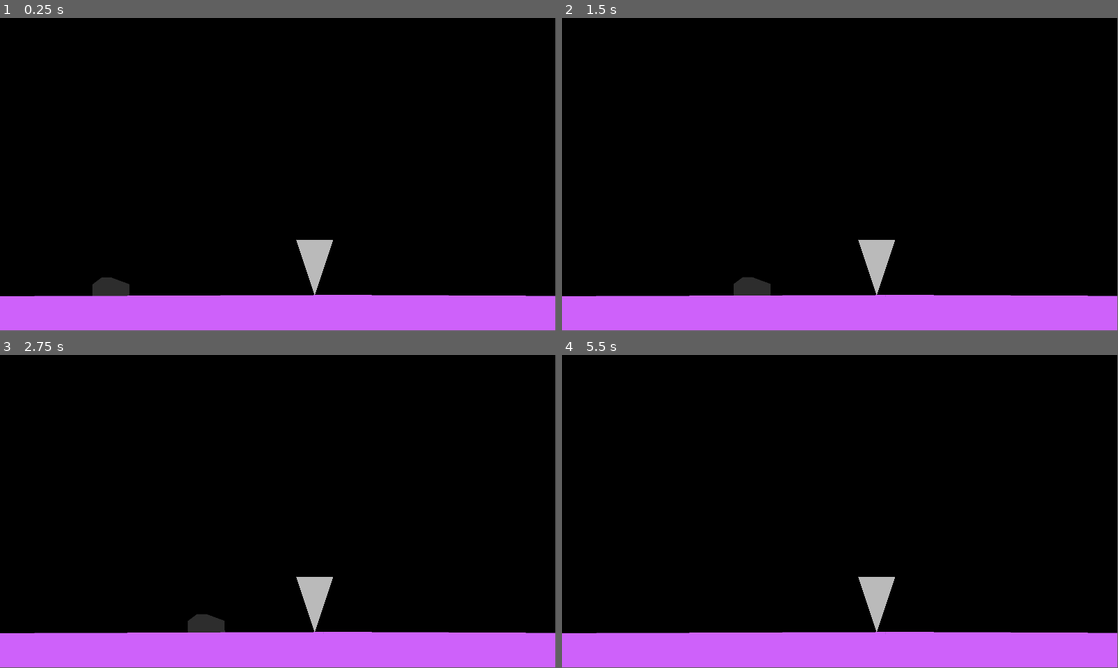
Above: before the commit, frames 1-4 (two rows, left to right).
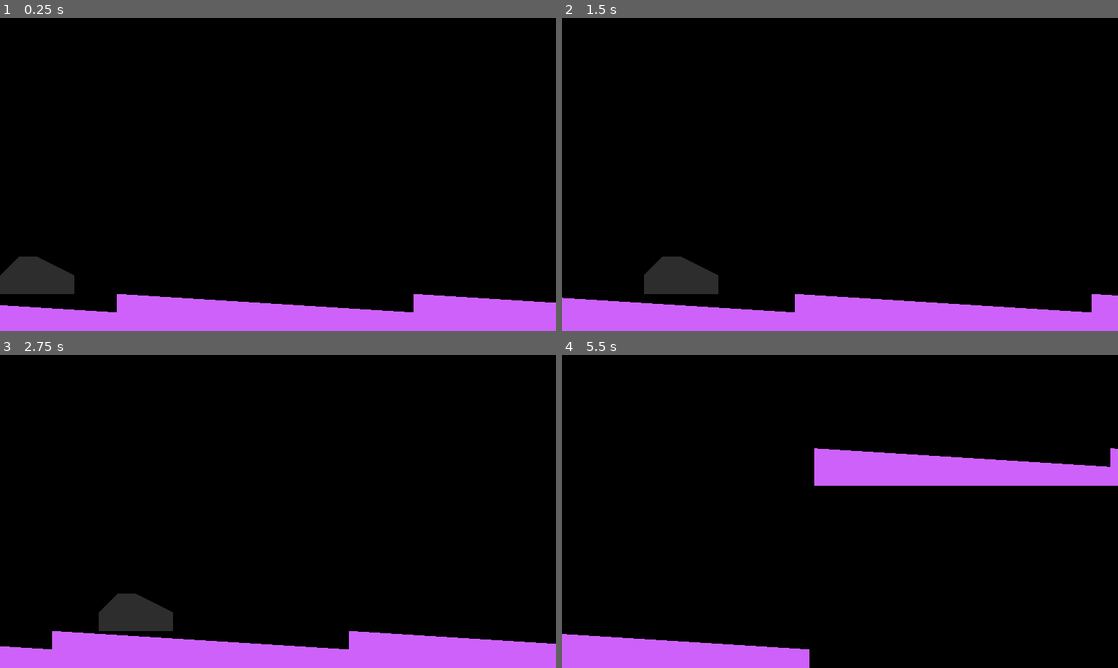
Above: after the commit, the same moments.

Repository: KOBUGE-Games/moon-dragoon
Game: Godot game, scene res://level/level1.tscn
Two runs of this game, one before a commit and one after it. Both use one fixed random seed, a clock stepped at 60 frames per second and the inputs below.
Inputs:
- Up to frame 1 (0.25 s): no input
- Up to frame 2 (1.5 s): hold Right (ui_right) 0.53-1.28 s; hold Left (ui_left) from 1.28 s (still down)
- Up to frame 3 (2.75 s): release Left (ui_left) at 2.03 s; hold Right (ui_right) from 2.03 s (still down)
- Up to frame 4 (5.5 s): release Right (ui_right) at 2.78 s; hold Up (ui_up) 2.78-3.53 s; hold Left (ui_left) from 3.53 s (still down)
The window is 799x449 before the commit and 800x450 after it. Grey fills any space a smaller window leaves; there, only what the larger window draws over its background counts as a difference.

The runs differ from the first frame. In frame 1, 4.9% of the frame differs, in the area x 0-100%, y 0-94%; in frame 2, 5.1%; in frame 3, 4.8%; in frame 4, 13%, in the area x 0-100%, y 29-100%.

Commit message:
add continuous tile movement and tiles with bumps

Diff:
--- /dev/null
+++ b/global.gd
@@ -0,0 +1,25 @@
+extends Node
+
+var speed_x = -500
+var length = 1024
+var screen_size
+#var previous_terrain = 1
+#var terrain_flat = load("res://terrain/terrain_flat.tscn")
+#var terrain_new
+func _ready():
+	screen_size = OS.get_screen_size()
+#func create_terrain():
+#	if previous_terrain: # create flat terrain because previous was a bump
+#		instance_terrain(terrain_flat)
+#		previous_terrain = 0
+#	else: # create flat or bump terrain
+#		previous_terrain = randi() % 2
+#		if previous_terrain:
+#			instance_terrain(terrain_flat) # FIXME: change to terrain_bump
+#		else:
+#			instance_terrain(terrain_flat)
+#
+#func instance_terrain(terrain_type):
+#	terrain_new = terrain_type.instance()
+#	terrain_new.set_position(Vector2(length*3,0))
+#	add_child(terrain_new)
--- /dev/null
+++ b/level/level.gd
@@ -0,0 +1,30 @@
+extends Node2D
+
+var previous_terrain = 1
+var terrain_flat = load("res://terrain/terrain_flat.tscn")
+var terrain_bump = load("res://terrain/terrain_bump.tscn")
+var terrain_new
+var screen_size
+
+#func _ready():
+#	set_physics_process(true)
+#	pass
+#
+#func _physics_process(delta):
+#	pass
+
+func create_terrain():
+	if previous_terrain: # create flat terrain because previous was a bump
+		instance_terrain(terrain_flat)
+		previous_terrain = 0
+	else: # create flat or bump terrain
+		previous_terrain = randi() % 2
+		if previous_terrain:
+			instance_terrain(terrain_bump)
+		else:
+			instance_terrain(terrain_flat)
+
+func instance_terrain(terrain_type):
+	terrain_new = terrain_type.instance()
+	terrain_new.set_position(Vector2(global.length*3,global.screen_size.y))
+	add_child(terrain_new)
--- a/level/level1.tscn
+++ b/level/level1.tscn
@@ -1,19 +1,23 @@
-[gd_scene load_steps=3 format=2]
+[gd_scene load_steps=4 format=2]
 
 [ext_resource path="res://player/player.tscn" type="PackedScene" id=1]
 [ext_resource path="res://terrain/terrain_flat.tscn" type="PackedScene" id=2]
+[ext_resource path="res://level/level.gd" type="Script" id=3]
 
 [node name="level1" type="Node2D"]
+script = ExtResource( 3 )
 
 [node name="player" parent="." instance=ExtResource( 1 )]
-position = Vector2( 384, 960 )
+position = Vector2( 128, 952 )
 
 [node name="terrain_flat" parent="." instance=ExtResource( 2 )]
-position = Vector2( 576, 1088 )
+position = Vector2( 0, 1080 )
 
 [node name="terrain_flat2" parent="." instance=ExtResource( 2 )]
-position = Vector2( 1664, 1088 )
+position = Vector2( 1024, 1080 )
 
-[node name="Polygon2D" type="Polygon2D" parent="."]
-color = Color( 0.733333, 0.733333, 0.733333, 1 )
-polygon = PoolVector2Array( 1088, 960, 1024, 768, 1152, 768 )
+[node name="terrain_flat3" parent="." instance=ExtResource( 2 )]
+position = Vector2( 2048, 1080 )
+
+[node name="terrain_flat4" parent="." instance=ExtResource( 2 )]
+position = Vector2( 3072, 1080 )
--- a/player/player.gd
+++ b/player/player.gd
@@ -1,6 +1,6 @@
 extends RigidBody2D
 
-var speed_y = -500
+var speed_y = -700
 var speed_x = 500
 
 # gravity scale of the rigid body
@@ -9,12 +9,7 @@
 const MAX_ROTATION = PI/3
 
 # former states
-#var button_jump_old = false
-#var button_dash_old = false
-var contact_count_old
-
-#var jumps_left = 2
-var time = 0.0
+var contact_count_old # if there wont be different animations for flying and driving, this can be deleted
 
 func _integrate_forces(state):
 
@@ -40,44 +35,28 @@
 		current_velocity.x = speed_x
 #		print("right")
 
+	# rotate back to horizontal when flying
 	if contact_count == 0:
-		print("---")
-		print(get_angular_velocity())
 		set_angular_velocity(-get_rotation())
-		print(get_rotation())
 	if abs(get_rotation()) > MAX_ROTATION:
 		set_rotation(sign(get_rotation()) * MAX_ROTATION)
-#		set_angular_velocity(-sign(get_rotation()) * (MAX_ROTATION - abs(get_rotation())))
-#	else:
-#		set_angular_velocity(get_angular_velocity())
 
 
-	if (contact_count == 1) and (contact_count_old == 0):# and (jumps_left < 2):
-#		get_node("fox_body/animation").play("run")
-#		jumps_left = 2
+	if (contact_count == 1) and (contact_count_old == 0):
+		# FIXME add animation switch if needed, from flying to driving
 		pass
 
-#	if button_jump and (button_jump_old == false) and jumps_left: # first jump button press
-	if button_jump and (contact_count == 1):
-#		get_node("fox_body/animation").play("jump")
+	if button_jump and (contact_count == 1): # jump
 		current_velocity.y = speed_y
-#		button_jump_old = button_jump
-#		jumps_left -= 1
 		set_angular_velocity(0)
-	elif button_jump and (state.get_contact_count() == 0): # keep jump button pressed
-		time += state.get_step()
+	elif button_jump and (state.get_contact_count() == 0): # reduce gravity
 		current_velocity.y = get_linear_velocity().y
 		set_gravity_scale(GRAVITY_FLY)
-	else: # no jump pressed
+	else: # no jump pressed, normal gravity
 		current_velocity.y = get_linear_velocity().y
-		time = 0.0
-#		button_jump_old = button_jump
 		set_gravity_scale(GRAVITY_NORMAL)
 
-
 	# safe former states
-#	button_jump_old = button_jump
-#	button_dash_old = button_dash
 	contact_count_old = contact_count
 
 #	current_velocity.x = -get_global_position().x * 100
--- a/player/player.tscn
+++ b/player/player.tscn
@@ -1,21 +1,27 @@
-[gd_scene load_steps=3 format=2]
+[gd_scene load_steps=4 format=2]
 
 [ext_resource path="res://player/player.gd" type="Script" id=1]
 
-[sub_resource type="CapsuleShape2D" id=1]
-radius = 20.0
-height = 80.0
+[sub_resource type="PhysicsMaterial" id=1]
+friction = 0.0
+
+[sub_resource type="CapsuleShape2D" id=2]
+radius = 63.9996
+height = 128.001
 
 [node name="player" type="RigidBody2D"]
+collision_mask = 3
+mass = 0.01
+physics_material_override = SubResource( 1 )
 contacts_reported = 1
 contact_monitor = true
 script = ExtResource( 1 )
 
-[node name="ground" type="CollisionShape2D" parent="."]
-position = Vector2( 0, -20 )
-rotation = 1.5708
-shape = SubResource( 1 )
-
 [node name="Polygon2D" type="Polygon2D" parent="."]
 color = Color( 0.180392, 0.180392, 0.180392, 1 )
-polygon = PoolVector2Array( -64, 0, -64, -40, -32, -64, 0, -64, 64, -40, 64, 0 )
+polygon = PoolVector2Array( -128, 0, -128, -64, -64, -128, 0, -128, 128, -64, 128, 0 )
+
+[node name="ground" type="CollisionShape2D" parent="."]
+position = Vector2( 0, -64 )
+rotation = 1.5708
+shape = SubResource( 2 )
--- a/project.godot
+++ b/project.godot
@@ -19,11 +19,17 @@
 run/main_scene="res://level/level1.tscn"
 config/icon="res://icon.png"
 
+[autoload]
+
+global="*res://global.gd"
+
 [display]
 
 window/size/width=1920
 window/size/height=1080
-window/size/resizable=false
+window/size/test_width=1280
+window/size/test_height=720
+window/stretch/mode="2d"
 window/stretch/aspect="keep"
 
 [input]
--- /dev/null
+++ b/terrain/terrain_bump.tscn
@@ -0,0 +1,13 @@
+[gd_scene load_steps=2 format=2]
+
+[ext_resource path="res://terrain/terrain_flat.tscn" type="PackedScene" id=1]
+
+[node name="terrain_flat" instance=ExtResource( 1 )]
+
+[node name="Polygon2D" parent="." index="0"]
+color = Color( 0.811765, 0.384314, 0.984314, 1 )
+polygon = PoolVector2Array( -512, -128, -512, 0, 512, 0, 504, -128, 128, -128, 96, -136, 64, -152, 48, -168, 40, -184, 24, -200, 8, -208, -8, -208, -24, -200, -40, -184, -48, -168, -64, -152, -96, -136, -128, -128 )
+
+[node name="CollisionPolygon2D" type="CollisionPolygon2D" parent="." index="2"]
+position = Vector2( 0, -136 )
+polygon = PoolVector2Array( -128, 8, -96, 0, -64, -16, -48, -32, -40, -48, -24, -64, -8, -72, 8, -72, 24, -64, 40, -48, 48, -32, 64, -16, 96, 0, 128, 8 )
--- a/terrain/terrain_flat.gd
+++ b/terrain/terrain_flat.gd
@@ -1,7 +1,9 @@
 extends RigidBody2D
 
+# make the tiles move and delete if out of screen + invoke new tile creation
 func _integrate_forces(state):
-	state.set_linear_velocity(Vector2(0,0))
-	if get_global_position().x < -256:
+	state.set_linear_velocity(Vector2(global.speed_x,0))
+	if get_global_position().x < -global.length:
+		get_parent().create_terrain()
 		queue_free()
 	pass
--- a/terrain/terrain_flat.tscn
+++ b/terrain/terrain_flat.tscn
@@ -1,20 +1,26 @@
-[gd_scene load_steps=3 format=2]
+[gd_scene load_steps=4 format=2]
 
 [ext_resource path="res://terrain/terrain_flat.gd" type="Script" id=1]
 
-[sub_resource type="RectangleShape2D" id=1]
-extents = Vector2( 576, 64 )
+[sub_resource type="PhysicsMaterial" id=1]
+friction = 0.0
+
+[sub_resource type="CapsuleShape2D" id=2]
+radius = 64.0
+height = 1024.0
 
 [node name="terrain_flat" type="RigidBody2D"]
+collision_mask = 2
 mass = 65535.0
+physics_material_override = SubResource( 1 )
 gravity_scale = 0.0
-angular_damp = 100.0
 script = ExtResource( 1 )
 
 [node name="CollisionShape2D" type="CollisionShape2D" parent="."]
 position = Vector2( 0, -64 )
-shape = SubResource( 1 )
+rotation = 1.5708
+shape = SubResource( 2 )
 
 [node name="Polygon2D" type="Polygon2D" parent="."]
 color = Color( 0.811765, 0.384314, 0.984314, 1 )
-polygon = PoolVector2Array( -576, -128, -576, 0, 576, 0, 576, -128 )
+polygon = PoolVector2Array( -512, -128, -512, 0, 512, 0, 512, -64 )
